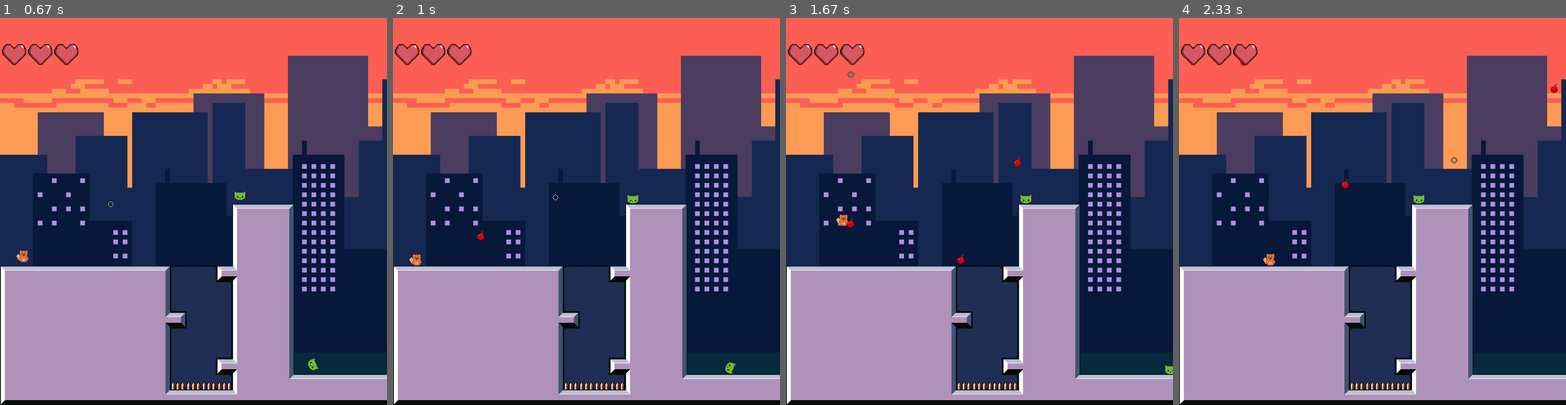
Above: before the commit, frames 1-4 (left to right).
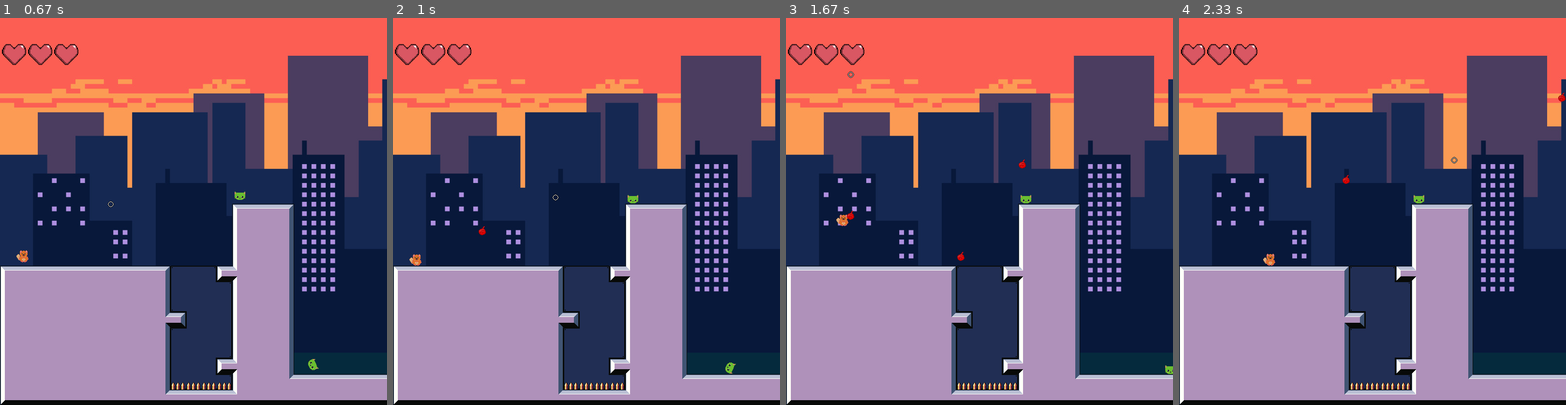
Above: after the commit, the same moments.

Repository: manucouto1/PyGame_5Gatos
Game: pygame game, started from src/main.py
Same seed, same stepped clock (60 frames per second), same inputs: the game is played once before the commit and once after it.
Inputs (mouse positions are in pixels of both pictures, inside the frame that each line leads up to):
- Up to frame 1 (0.67 s): click "Play" at 0.38 s
- Up to frame 2 (1 s): click (555, 196) at 0.72 s
- Up to frame 3 (1.67 s): hold Right 1-1.47 s; click (1049, 254) at 1.08 s; hold Up from 1.5 s (still down); click (851, 76) at 1.58 s
- Up to frame 4 (2.33 s): release Up at 1.8 s; hold Right 1.83-2.3 s; click (1453, 161) at 1.92 s

Frame 1 is identical in both runs. In frame 2, less than 0.1% of the frame differs, in the area x 21-24%, y 53-58%; in frame 3, 0.1%, in the area x 15-62%, y 36-64%; in frame 4, 0.1%.

Commit message:
[CamaraGap] Un tipo de camara que permite dividir el mapa en 2 para que la experiencia de juego sea la misma en la parte baja y en la alta

Diff:
--- a/assets/levels/level1/level1_config.json
+++ b/assets/levels/level1/level1_config.json
@@ -5,7 +5,8 @@
     "image":  "level1.png",
     "config": "level1.txt"
   },
-
   "entities": "level1_active_object.json",
-  "events": "level1_events.json"
+  "events": "level1_events.json",
+  "camera_name": "src.sprites.groups.camera.Camera",
+  "gap": null
 }
--- a/assets/levels/level2/level2_config.json
+++ b/assets/levels/level2/level2_config.json
@@ -6,5 +6,7 @@
     "config": "level2.txt"
   },
   "entities": "level2_active_object.json",
-  "events": "level2_events.json"
+  "events": "level2_events.json",
+  "camera_name": "src.sprites.groups.camera.CameraVerticalGap",
+  "gap": 20
 }
--- a/src/game/dto/level_dto.py
+++ b/src/game/dto/level_dto.py
@@ -14,9 +14,16 @@
                 if level_config is not None:
                     self.path = level_config["path"]
                     self.bg = level_config["background"]
+                    self.camera_name = level_config["camera_name"]
                     tiles = level_config["tiles"]
                     entities = level_config["entities"]
                     events = level_config['events']
+
+                    try:
+                        self.gap_line = level_config["gap"]
+                    except KeyError or TypeError as ex:
+                        print(ex)
+                        self.gap_line = None
 
                     self.tiles_image = tiles['image']
 
@@ -26,6 +33,10 @@
                     self.tile_size = tiles_config["tile_size"]
                     self.map_width = tiles_config["map_width"]
                     self.map_height = tiles_config["map_height"]
+                    if self.gap_line:
+                        self.gap_line *= int(self.tile_size)
+                        print("GAP > ", self.gap_line)
+
                     layers = tiles_config["layers"]
 
                     self.layers = []
--- a/src/levels/level.py
+++ b/src/levels/level.py
@@ -1,5 +1,6 @@
 import pygame as pg
 import numpy as np
+from pygame.sprite import collide_mask
 
 from src.sprites.groups.Events import EventsBuilder
 from src.sprites.groups.layers import LayersBuilder
@@ -24,7 +25,7 @@
         self.layers_builder = LayersBuilder(container, self.level_dto)
         self.enemies_builder = EnemiesBuilder(container, self.level_dto)
         self.hero_builder = HeroBuilder(container, self.level_dto)
-        self.camera_builder = CameraBuilder(self.level_dto, SCREEN_SIZE)
+        self.camera_builder = CameraBuilder(container, self.level_dto, SCREEN_SIZE)
         self.zone_events_builder = EventsBuilder(container, self.level_dto)
         self.platforms = pg.sprite.Group()
         self.dangerous = pg.sprite.Group()
@@ -71,8 +72,8 @@
             print("Level Error")
 
     def check_bullets_hits(self):
-        pg.sprite.groupcollide(self.h_bullets, self.platforms, True, False)
-        enemies_hits = pg.sprite.groupcollide(self.h_bullets, self.enemies, True, False)
+        pg.sprite.groupcollide(self.h_bullets, self.platforms, True, False, collided=collide_mask)
+        enemies_hits = pg.sprite.groupcollide(self.h_bullets, self.enemies, True, False )
         enemies_damaged = list(enemies_hits.values())
         enemies_damaged = np.array(enemies_damaged).flatten()
 
@@ -89,7 +90,7 @@
 
         self.hero.is_hit_destroy(self.e_bullets)
 
-        pg.sprite.groupcollide(self.e_bullets, self.platforms, True, False)
+        pg.sprite.groupcollide(self.e_bullets, self.platforms, True, False, collided=collide_mask)
         list_remove = list(
             filter(lambda bll: not self.dto.map_width * 32 > bll.x > 0 or not self.dto.map_height * 32 > bll.y > 0,
                    self.e_bullets.sprites()))
--- a/src/sprites/active/active_entity.py
+++ b/src/sprites/active/active_entity.py
@@ -1,4 +1,3 @@
-import pygame
 import pygame as pg
 
 from src.sprites.spritesheet import SpriteStripAnim
--- a/src/sprites/active/shutter_entity.py
+++ b/src/sprites/active/shutter_entity.py
@@ -26,7 +26,7 @@
 
         image = self.projectile_sheet.image_at((0, 0, 64, 64))
         image = pg.transform.scale(image, (32, 32))
-        bullet = Projectile(image, round(self.rect.x + correct), round(self.rect.y + self.rect.height // 2), 6)
+        bullet = Projectile(image, round(self.rect.x + correct), round(self.rect.y), 6)
 
         bullet.trajectory(m_pos)
 
--- a/src/sprites/groups/camera.py
+++ b/src/sprites/groups/camera.py
@@ -3,12 +3,15 @@
 
 
 class CameraBuilder:
-    def __init__(self, level_dto, screen_size):
+    def __init__(self, container, level_dto, screen_size):
+        self.container = container
         self.world_size = pg.Rect(0, 0, level_dto.map_width * 32, level_dto.map_height * 32)
         self.screen_size = screen_size
+        self.gap_line = level_dto.gap_line
+        self.camera_name = level_dto.camera_name
 
     def build(self, hero):
-        return Camera(hero, self)
+        return self.container.object_from_name(self.camera_name, hero, self)
 
 
 class Camera(ScrollAdjustedGroup):
@@ -19,12 +22,33 @@
         self.target = target
         self.world_size = builder.world_size
         self.screen_size = builder.screen_size
+        self.gap_line = builder.gap_line
+
+    def do_scroll(self, x, y, smooth):
+        self.scroll += (pg.Vector2((x, y)) - self.scroll) * smooth
+        self.scroll.x = max(-(self.world_size.width - self.screen_size.width), min(0, round(self.scroll.x)))
+        self.scroll.y = max(-(self.world_size.height - self.screen_size.height), min(0, round(self.scroll.y)))
 
     def update(self, *args):
         super().update(*args)
         if self.target:
             x = -self.target.rect.center[0] + self.screen_size.width / 2
             y = -self.target.rect.center[1] + self.screen_size.height / 2
-            self.scroll += ((pg.Vector2((x, y)) - self.scroll) * 0.05)
-            self.scroll.x = max(-(self.world_size.width - self.screen_size.width), min(0, round(self.scroll.x)))
-            self.scroll.y = max(-(self.world_size.height - self.screen_size.height), min(0, round(self.scroll.y)))
+            self.do_scroll(x, y, 0.05)
+
+
+class CameraVerticalGap(Camera):
+    def __init__(self, target, builder: CameraBuilder):
+        super().__init__(target, builder)
+
+    def update(self, *args):
+        super().update(*args)
+        if self.target:
+            x = -self.target.rect.center[0] + self.screen_size.width / 2
+
+            if self.target.rect.center[1] > self.gap_line:
+                y = -self.target.rect.center[1] + self.screen_size.height / 2
+            else:
+                y = -self.target.rect.center[1] + self.screen_size.height
+
+            self.do_scroll(x, y, 0.05)
